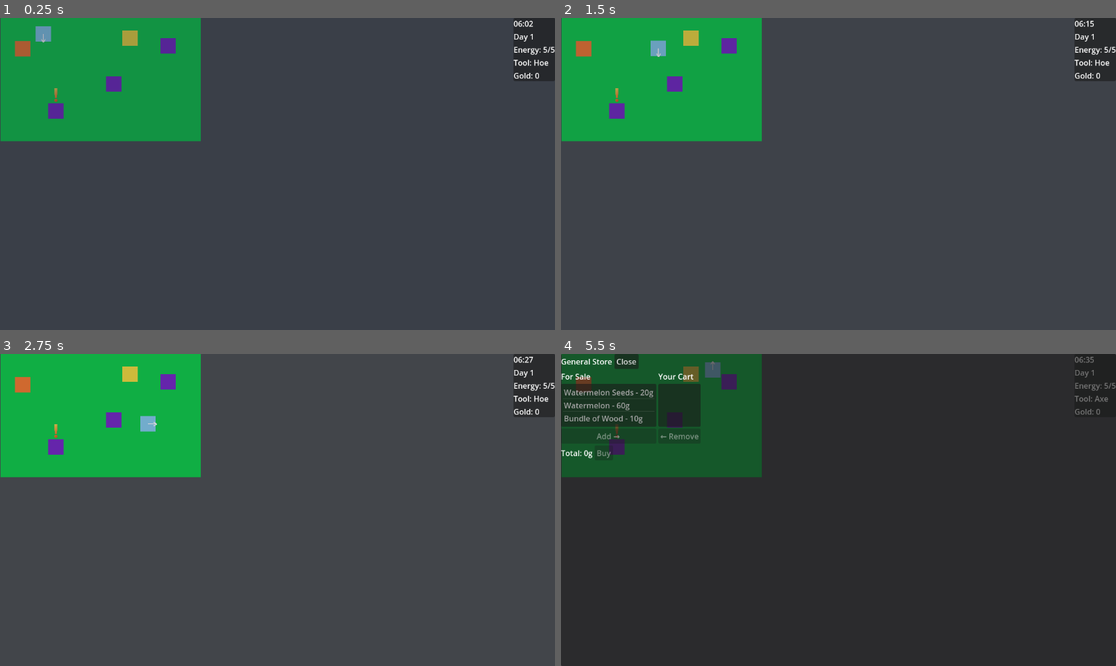
Above: before the commit, frames 1-4 (two rows, left to right).
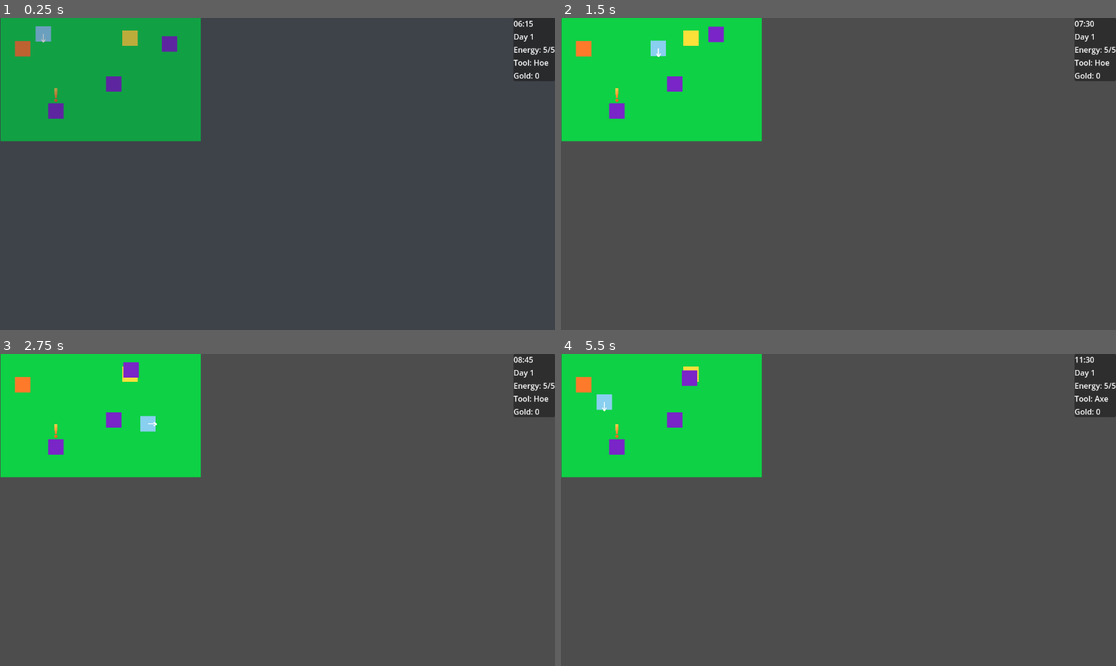
Above: after the commit, the same moments.

Repository: Elias-Fariz/agri-cultured
Game: Godot game, scene res://tscn/Town.tscn
Same seed, same stepped clock (60 frames per second), same inputs: the game is played once before the commit and once after it. This scene is started directly instead of the project's main scene.
Inputs:
- Up to frame 1 (0.25 s): no input
- Up to frame 2 (1.5 s): hold D (move_right) 0.53-1.28 s; hold E (interact) 0.53-1.28 s; hold S (move_down) from 1.28 s (still down); tap P (plant_seed) at 1.35 s
- Up to frame 3 (2.75 s): release S (move_down) at 2.03 s; hold D (move_right) from 2.03 s (still down); hold Space (tool) from 2.03 s (still down)
- Up to frame 4 (5.5 s): release D (move_right) at 2.78 s; release Space (tool) at 2.78 s; hold W (move_up) 2.78-3.53 s; tap Q (tool_next) at 2.85 s; hold E (interact) 3.53-4.28 s; hold A (move_left) 3.53-5.03 s; tap P (plant_seed) at 4.35 s; hold S (move_down) from 5.03 s (still down); hold Space (tool) from 5.03 s (still down)

The runs differ from the first frame. In frame 1, less than 0.1% of the frame differs, in the area x 28-97%, y 0-12%; in frame 2, 14%; in frame 3, 14%; in frame 4, 99%, in the area x 0-100%, y 0-100%.

Commit message:
french guy is moving
added pathfinding for all NPCs, just create markers for day, morning, evening, night, then attach it in the corresponding spots in the inspector; also, FIREFLYYYYYYYYY(s) when it turns night

Diff:
--- a/scripts/DayNightOverlay.gd
+++ b/scripts/DayNightOverlay.gd
@@ -9,14 +9,10 @@
 const NIGHT_START:= 20 * 60
 
 func _ready() -> void:
-	# Never show in editor (so it doesn't block level editing)
 	super._ready()
 	if Engine.is_editor_hint():
 		return
-	_update_tint(TimeManager.minutes)
-	TimeManager.time_changed.connect(_update_tint)
 
-	# Enable in gameplay even if it's hidden in the inspector
 	tint.visible = true
 
 	# Apply immediately, then update with time
@@ -30,6 +26,8 @@
 	tint.color = night_color
 	tint.modulate.a = darkness * 0.75
 
+	_update_fireflies(minutes)
+
 func _compute_darkness(m: int) -> float:
 	if m >= DAY_START and m < DUSK_START:
 		return 0.0
@@ -38,3 +36,20 @@
 	if m >= NIGHT_START or m < DAWN_START:
 		return 1.0
 	return 1.0 - float(m - DAWN_START) / float(DAY_START - DAWN_START)
+
+func _update_fireflies(minutes: int) -> void:
+	# If this node is not in a tree (e.g. during scene change), bail out
+	var tree := get_tree()
+	if tree == null:
+		return
+
+	var is_night := (minutes >= NIGHT_START) or (minutes < DAWN_START)
+
+	for node in tree.get_nodes_in_group("firefly_layer"):
+		if node.has_method("set_night_active"):
+			node.set_night_active(is_night)
+
+func _exit_tree() -> void:
+	if not Engine.is_editor_hint():
+		if TimeManager.time_changed.is_connected(_update_tint):
+			TimeManager.time_changed.disconnect(_update_tint)
--- /dev/null
+++ b/scripts/FireflyLayer.gd
@@ -0,0 +1,6 @@
+extends Node2D
+
+func set_night_active(active: bool) -> void:
+	for child in get_children():
+		if child is CanvasItem:
+			(child as CanvasItem).visible = active
--- a/scripts/NPC.gd
+++ b/scripts/NPC.gd
@@ -5,8 +5,17 @@
 @export var display_name: String
 @export var dialogue_lines: Array[String] = []
 
+@export var morning_dialogue_lines: Array[String] = []
+@export var evening_dialogue_lines: Array[String] = []
+@export var night_dialogue_lines: Array[String] = []
+
 @export var overhead_greeting_lines: Array[String] = []  # e.g. ["Hello there!", "Nice day, huh?"]
 @export var overhead_idle_lines: Array[String] = []      # e.g. ["Watermelons...", "I should water the crops..."]
+
+@export var morning_overhead_lines: Array[String] = []
+@export var day_overhead_lines: Array[String] = []
+@export var evening_overhead_lines: Array[String] = []
+@export var night_overhead_lines: Array[String] = []
 
 # Optional quest fields — only used if quest_id is non-empty
 @export var quest_id: String = ""
@@ -33,25 +42,45 @@
 @export var opens_shop: bool = false
 @export var shop_title: String = "Shop"
 
+@export var shop_open_hour: int = 9   # 9:00
+@export var shop_close_hour: int = 18 # 18:00
+
+@export var shop_closed_lines: Array[String] = [
+	"Sorry, we’re closed for the day.",
+	"Come back tomorrow during business hours!"
+]
+
+@onready var nav_agent: NavigationAgent2D = $NavigationAgent2D
+
+@export var move_speed: float = 40.0  # you already had something like this
+
+var _path: Array[Vector2] = []
+var _current_path_index: int = -1
+var _has_destination: bool = false
+
+const GRID_SIZE: float = 32.0  # your tile size
+
+@export var morning_spot_path: NodePath
+@export var day_spot_path: NodePath
+@export var evening_spot_path: NodePath
+@export var night_spot_path: NodePath
+
+var _current_schedule_target: Node2D = null
+
 func _ready() -> void:
 	# ... your existing NPC init ...
 	_update_quest_icon()
+	if nav_agent:
+		nav_agent.path_desired_distance = 4.0
+		nav_agent.target_desired_distance = 4.0
+
+	_current_schedule_target = null
+
+	if not Engine.is_editor_hint():
+		TimeManager.time_changed.connect(_on_time_changed_for_schedule)
+		_on_time_changed_for_schedule(TimeManager.minutes)
 
 func start_dialogue() -> void:
-	# SHOP CHECK FIRST
-	if opens_shop:
-		var shop_ui := get_tree().get_first_node_in_group("shop_ui")
-		print("He has a shop!")
-		if shop_ui:
-			# Optional: set title if you want
-			if shop_ui.has_method("set_title"):
-				shop_ui.set_title(shop_title)
-			print("He has a shopssss!")
-			shop_ui.show_overlay()
-		return
-
-	# ... existing quest + friendship dialogue logic below ...
-
 	var ui := get_tree().get_first_node_in_group("dialogue_ui")
 	if ui== null:
 		print("No DialogueUI found in group 'dialogue_ui'. Add DialogueUI.tscn to the scene and put it in that group.")
@@ -72,9 +101,31 @@
 
 	var f := GameState.get_friendship(npc_id)
 
+	# SHOP CHECK FIRST
+	if opens_shop:
+		var hour := int(TimeManager.minutes / 60)
+
+		if hour < shop_open_hour or hour >= shop_close_hour:
+			# Shop is closed → use dialogue instead of opening UI
+			var lines := shop_closed_lines
+			if lines.is_empty():
+				lines = ["Sorry, we’re closed right now. Come back tomorrow!"]
+
+			ui.show_dialogue(display_name, lines, f)
+		else:
+			# Shop is open → show ShopUI overlay
+			var shop_ui := get_tree().get_first_node_in_group("shop_ui")
+			if shop_ui:
+				if shop_ui.has_method("set_title"):
+					shop_ui.set_title(shop_title)
+				shop_ui.show_overlay()
+		return
+
+	# ... existing quest + friendship dialogue logic below ...
+
 	# If this NPC doesn’t have a quest attached, use normal dialogue.
 	if quest_id == "":
-		ui.show_dialogue(display_name, dialogue_lines, f)
+		ui.show_dialogue(display_name, _get_time_based_dialogue(), f)
 		return
 
 	# --- Quest-aware behavior below ---
@@ -172,28 +223,16 @@
 	quest_icon.visible = show
 
 func _show_overhead_chatter() -> void:
-	# Optionally hide the quest icon while text is shown
-	if quest_icon:
-		quest_icon.visible = false
-	# ... then show chatter_label as before ...
-
 	if chatter_label == null:
 		return
 
-	# Prefer greetings if available, otherwise idle lines
-	var pool: Array[String] = []
-	if overhead_greeting_lines.size() > 0:
-		pool = overhead_greeting_lines
-	elif overhead_idle_lines.size() > 0:
-		pool = overhead_idle_lines
-
+	var pool := _get_overhead_chatter_pool()
 	if pool.is_empty():
 		return
 
 	var idx := randi() % pool.size()
 	var text := pool[idx]
 
-	print("I'm talking to you!")
 	chatter_label.text = text
 	chatter_label.visible = true
 	chatter_timer.start()
@@ -219,3 +258,130 @@
 
 func _on_ChatterTimer_timeout() -> void:
 	_hide_overhead_chatter()
+
+func _get_overhead_chatter_pool() -> Array[String]:
+	var hour := int(TimeManager.minutes / 60)
+
+	# You can tune these ranges however you like
+	if hour >= 6 and hour < 10 and morning_overhead_lines.size() > 0:
+		return morning_overhead_lines
+	if hour >= 10 and hour < 18 and day_overhead_lines.size() > 0:
+		return day_overhead_lines
+	if hour >= 18 and hour < 22 and evening_overhead_lines.size() > 0:
+		return evening_overhead_lines
+	if (hour >= 22 or hour < 6) and night_overhead_lines.size() > 0:
+		return night_overhead_lines
+
+	# Fallbacks if time-specific arrays are empty
+	if overhead_greeting_lines.size() > 0:
+		return overhead_greeting_lines
+	if overhead_idle_lines.size() > 0:
+		return overhead_idle_lines
+
+	return []
+
+func _get_time_based_dialogue() -> Array[String]:
+	var hour := int(TimeManager.minutes / 60)
+
+	if hour >= 6 and hour < 10 and morning_dialogue_lines.size() > 0:
+		return morning_dialogue_lines
+	if hour >= 18 and hour < 22 and evening_dialogue_lines.size() > 0:
+		return evening_dialogue_lines
+	if (hour >= 22 or hour < 6) and night_dialogue_lines.size() > 0:
+		return night_dialogue_lines
+
+	return dialogue_lines
+
+func _snap_to_grid(pos: Vector2) -> Vector2:
+	return Vector2(
+		round(pos.x / GRID_SIZE) * GRID_SIZE,
+		round(pos.y / GRID_SIZE) * GRID_SIZE
+	)
+
+func set_destination(world_position: Vector2) -> void:
+	var start := _snap_to_grid(global_position)
+	global_position = start
+
+	var target := world_position
+
+	_path.clear()
+	_current_path_index = -1
+	_has_destination = false
+
+	var mid := Vector2(start.x, target.y)
+
+	_path.append(mid)
+	_path.append(target)
+
+	_current_path_index = 0
+	_has_destination = true
+
+func _physics_process(delta: float) -> void:
+	# Don't move while gameplay is locked (dialogue, shop, etc.)
+	if GameState.is_gameplay_locked():
+		velocity = Vector2.ZERO
+		move_and_slide()
+		return
+
+	if not _has_destination or _current_path_index < 0:
+		velocity = Vector2.ZERO
+		move_and_slide()
+		return
+
+	if _current_path_index >= _path.size():
+		_has_destination = false
+		velocity = Vector2.ZERO
+		move_and_slide()
+		return
+
+	var target := _path[_current_path_index]
+	var to_target := target - global_position
+
+	if to_target.length() < 2.0:
+		_current_path_index += 1
+
+		if _current_path_index >= _path.size():
+			_has_destination = false
+			velocity = Vector2.ZERO
+			move_and_slide()
+			return
+
+		target = _path[_current_path_index]
+		to_target = target - global_position
+
+	var dir := to_target.normalized()
+	velocity = dir * move_speed
+	move_and_slide()
+
+func _get_schedule_target_for_time(minutes: int) -> Node2D:
+	var hour := int(minutes / 60)
+
+	# Simple ranges – tune how you like
+	if hour >= 6 and hour < 10:
+		return _get_node_from_path(morning_spot_path)
+	if hour >= 10 and hour < 18:
+		return _get_node_from_path(day_spot_path)
+	if hour >= 18 and hour < 22:
+		return _get_node_from_path(evening_spot_path)
+	# Late night / very early morning
+	return _get_node_from_path(night_spot_path)
+
+func _get_node_from_path(path: NodePath) -> Node2D:
+	if path == NodePath(""):
+		return null
+	var node := get_node_or_null(path)
+	if node is Node2D:
+		return node as Node2D
+	return null
+
+func _on_time_changed_for_schedule(minutes: int) -> void:
+	var target_node := _get_schedule_target_for_time(minutes)
+	if target_node == null:
+		return
+
+	# If we're already heading to (or standing at) this spot, don't reset the path
+	if target_node == _current_schedule_target:
+		return
+
+	_current_schedule_target = target_node
+	set_destination(target_node.global_position)
--- a/scripts/TimeManager.gd
+++ b/scripts/TimeManager.gd
@@ -5,7 +5,7 @@
 
 @export var minutes_per_day: int = 24 * 60
 @export var start_minutes: int = 6 * 60  # 6:00 AM
-@export var minutes_per_real_second: float = 10.0  # tune later
+@export var minutes_per_real_second: float = 60.0  # tune later, 10 originally
 
 @export var morning_start_minutes: int = 6 * 60
 
--- a/tscn/Farm.tscn
+++ b/tscn/Farm.tscn
@@ -19,6 +19,7 @@
 [ext_resource type="PackedScene" uid="uid://8h44y4lood6w" path="res://tscn/SellBox.tscn" id="16_rgi15"]
 [ext_resource type="PackedScene" uid="uid://dk1aaefcs7nwf" path="res://ui/QuestBoardUI.tscn" id="18_kqnqu"]
 [ext_resource type="PackedScene" uid="uid://dexrjrr1c8jfb" path="res://ui/ShopUI.tscn" id="19_4nmas"]
+[ext_resource type="PackedScene" uid="uid://db3fa8eurisd7" path="res://tscn/FireflyLayer.tscn" id="20_8lty6"]
 
 [sub_resource type="TileSetAtlasSource" id="TileSetAtlasSource_og6c6"]
 texture = ExtResource("3_d13le")
@@ -113,3 +114,5 @@
 [node name="QuestBoardUI" parent="." instance=ExtResource("18_kqnqu")]
 
 [node name="ShopUI" parent="." instance=ExtResource("19_4nmas")]
+
+[node name="FireflyLayer" parent="." groups=["firefly_layer"] instance=ExtResource("20_8lty6")]
--- /dev/null
+++ b/tscn/FireflyLayer.tscn
@@ -0,0 +1,31 @@
+[gd_scene load_steps=3 format=3 uid="uid://db3fa8eurisd7"]
+
+[ext_resource type="Script" uid="uid://djlv3p1x55yjd" path="res://scripts/FireflyLayer.gd" id="1_i5gjy"]
+[ext_resource type="Texture2D" uid="uid://nan0sddf00hl" path="res://art/chest.png" id="1_q1sr2"]
+
+[node name="FireflyLayer" type="Node2D"]
+script = ExtResource("1_i5gjy")
+
+[node name="Firefly1" type="PointLight2D" parent="."]
+position = Vector2(222, 71)
+texture = ExtResource("1_q1sr2")
+
+[node name="Firefly2" type="PointLight2D" parent="."]
+position = Vector2(435, 315)
+texture = ExtResource("1_q1sr2")
+
+[node name="Firefly3" type="PointLight2D" parent="."]
+position = Vector2(423, 230)
+texture = ExtResource("1_q1sr2")
+
+[node name="Firefly4" type="PointLight2D" parent="."]
+position = Vector2(198, 244)
+texture = ExtResource("1_q1sr2")
+
+[node name="Firefly5" type="PointLight2D" parent="."]
+position = Vector2(390, 141)
+texture = ExtResource("1_q1sr2")
+
+[node name="Firefly6" type="PointLight2D" parent="."]
+position = Vector2(262, 205)
+texture = ExtResource("1_q1sr2")
--- a/tscn/NPC.tscn
+++ b/tscn/NPC.tscn
@@ -15,6 +15,8 @@
 collision_layer = 4
 collision_mask = 0
 script = ExtResource("1_8j625")
+
+[node name="NavigationAgent2D" type="NavigationAgent2D" parent="."]
 
 [node name="Sprite2D" type="Sprite2D" parent="."]
 texture = ExtResource("1_u040o")
@@ -40,7 +42,6 @@
 
 [node name="QuestIcon" type="TextureRect" parent="BubbleAnchor"]
 visible = false
-anchors_preset = -1
 offset_right = 40.0
 offset_bottom = 40.0
 texture = ExtResource("4_h582y")
--- a/tscn/Town.tscn
+++ b/tscn/Town.tscn
@@ -14,8 +14,14 @@
 [ext_resource type="PackedScene" uid="uid://dk1aaefcs7nwf" path="res://ui/QuestBoardUI.tscn" id="12_15yes"]
 [ext_resource type="PackedScene" uid="uid://dexrjrr1c8jfb" path="res://ui/ShopUI.tscn" id="12_j34sm"]
 [ext_resource type="PackedScene" uid="uid://b0fhots3ucty8" path="res://tscn/TownBoard.tscn" id="14_j34sm"]
+[ext_resource type="PackedScene" uid="uid://db3fa8eurisd7" path="res://tscn/FireflyLayer.tscn" id="15_j34sm"]
 
 [sub_resource type="RectangleShape2D" id="RectangleShape2D_ib40g"]
+
+[sub_resource type="NavigationPolygon" id="NavigationPolygon_j34sm"]
+vertices = PackedVector2Array(27.78125, 234.96875, 24.21875, 72, 77.09375, 72, 78.09375, 179.15625, 397.07813, 234.02344, 225.27344, 176.84375, 223.27344, 101.89844, 336, 100.90625, 398.90625, 15.0234375, 336, 49.28125, 18.773438, 15.96875, 18.21875, 40.28125)
+polygons = Array[PackedInt32Array]([PackedInt32Array(0, 1, 2, 3), PackedInt32Array(4, 0, 3, 5), PackedInt32Array(5, 6, 7, 4), PackedInt32Array(8, 4, 7, 9), PackedInt32Array(10, 8, 9, 11)])
+outlines = Array[PackedVector2Array]([PackedVector2Array(9, 6, 409, 5, 407, 244, 18, 245, 14, 62, 87, 62, 88, 169, 215, 167, 213, 92, 326, 91, 326, 59, 8, 50)])
 
 [node name="Town" type="Node2D"]
 script = ExtResource("1_o31te")
@@ -62,8 +68,15 @@
 npc_id = "npc_alex"
 display_name = "Alex"
 dialogue_lines = Array[String](["Hey, what's up?", "Welcome to the town!", "I hope you enjoy your stay!"])
+morning_dialogue_lines = Array[String](["Morning! Beautiful day we have!"])
+evening_dialogue_lines = Array[String](["Whew, what a long day..."])
+night_dialogue_lines = Array[String](["*gasp* I th-think I heard something over there!"])
 overhead_greeting_lines = Array[String](["Hey there!"])
 overhead_idle_lines = Array[String](["Football stuff"])
+morning_overhead_lines = Array[String](["Birds chirping..."])
+day_overhead_lines = Array[String](["THE SUN!"])
+evening_overhead_lines = Array[String](["Oof..."])
+night_overhead_lines = Array[String](["Zzz..."])
 
 [node name="TownBoard" parent="." instance=ExtResource("14_j34sm")]
 position = Vector2(270, 42)
@@ -88,10 +101,34 @@
 quest_completed_lines = Array[String](["You shipped the watermelon! Thank you! Here, have one for yourself."])
 quest_after_thanks_lines = Array[String](["That watermelon was delicious. Thanks again for helping me out!"])
 
-[node name="NPC" parent="." instance=ExtResource("10_va2fq")]
+[node name="Pierre" parent="." instance=ExtResource("10_va2fq")]
 position = Vector2(349, 58)
 npc_id = "npc_pierre"
 display_name = "Pierre"
 overhead_greeting_lines = Array[String](["Welcome to my shop!"])
 opens_shop = true
 shop_title = "General Store"
+morning_spot_path = NodePath("../NPCSpots/Shopkeeper_MorningSpot")
+day_spot_path = NodePath("../NPCSpots/Shopkeeper_DaySpot")
+evening_spot_path = NodePath("../NPCSpots/Shopkeeper_EveningSpot")
+night_spot_path = NodePath("../NPCSpots/Shopkeeper_NightSpot")
+
+[node name="FireflyLayer" parent="." groups=["firefly_layer"] instance=ExtResource("15_j34sm")]
+position = Vector2(-97, -35)
+
+[node name="NavigationRegion2D" type="NavigationRegion2D" parent="."]
+navigation_polygon = SubResource("NavigationPolygon_j34sm")
+
+[node name="NPCSpots" type="Node2D" parent="."]
+
+[node name="Shopkeeper_MorningSpot" type="Marker2D" parent="NPCSpots"]
+position = Vector2(175, 32)
+
+[node name="Shopkeeper_DaySpot" type="Marker2D" parent="NPCSpots"]
+position = Vector2(355, 51)
+
+[node name="Shopkeeper_EveningSpot" type="Marker2D" parent="NPCSpots"]
+position = Vector2(282, 135)
+
+[node name="Shopkeeper_NightSpot" type="Marker2D" parent="NPCSpots"]
+position = Vector2(51, 129)
Not shown, added: scripts/FireflyLayer.gd.uid
Not shown: 1 places in tscn/Farm.tscn that only renumber resources
Not shown: 1 places in tscn/Town.tscn that only renumber resources
